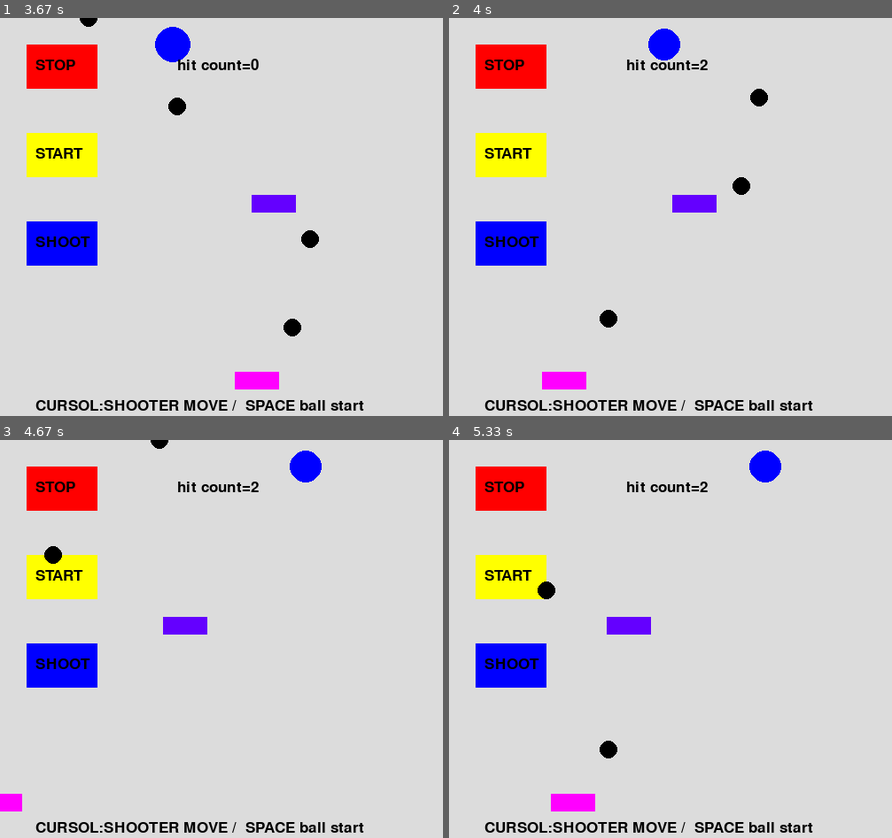
Above: before the commit, frames 1-4 (two rows, left to right).
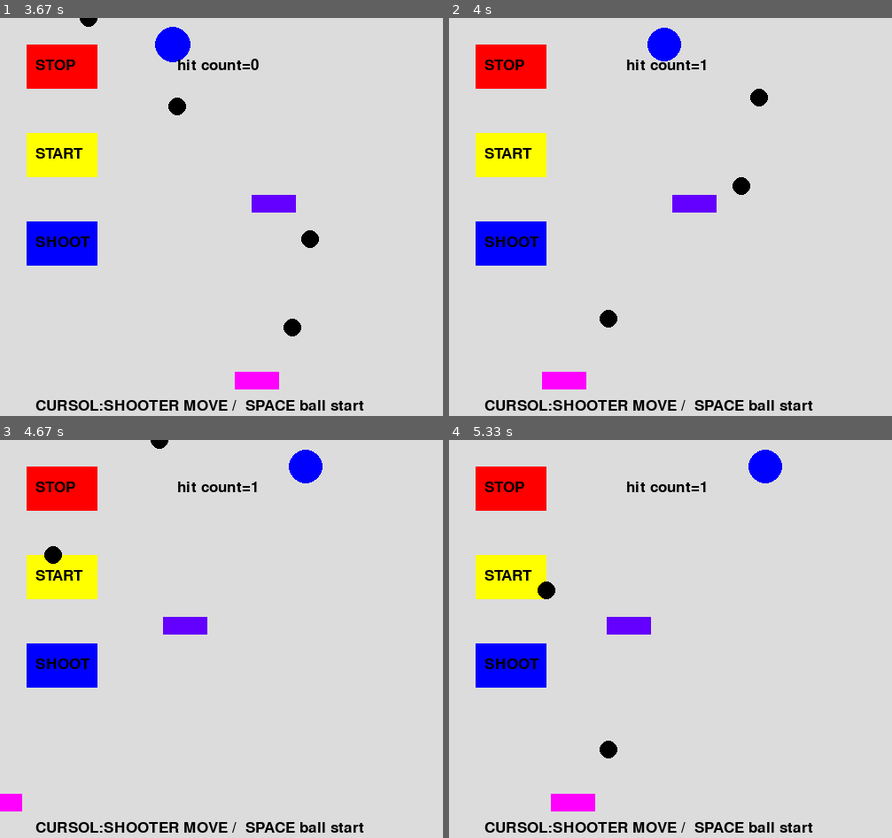
Above: after the commit, the same moments.

Repository: snc29654/pygame
Game: pygame game, started from shooting.py
Same seed, same stepped clock (60 frames per second), same inputs: the game is played once before the commit and once after it.
Inputs:
- Up to frame 1 (3.67 s): hold Left 0.33-0.87 s; hold Left 0.9-1.3 s; tap Space at 0.97, 1.27, 1.4, 1.7, 2.07, 2.37, 2.57, 2.87, 3.07, 3.37, 3.57 s; hold Right 1.33-1.97 s; hold Left 2-2.47 s; hold Right 2.5-2.97 s; hold Right 3-3.47 s; hold Left from 3.5 s (still down)
- Up to frame 2 (4 s): keep holding Left; tap Space at 3.87 s
- Up to frame 3 (4.67 s): release Left at 4.03 s; hold Left 4.07-4.47 s; tap Space at 4.13, 4.43, 4.57 s; hold Right from 4.5 s (still down)
- Up to frame 4 (5.33 s): tap Space at 4.87, 5.23 s; release Right at 5.13 s; hold Left from 5.17 s (still down)

Frame 1 is identical in both runs. In frame 2, less than 0.1% of the frame differs, in the area x 44-59%, y 2-14%; in frame 3, less than 0.1%; in frame 4, less than 0.1%.

Commit message:
hit数が不正確

Diff:
--- a/shooting.py
+++ b/shooting.py
@@ -96,7 +96,7 @@
 
         for i in range(10):
             if(((bxt[i]>(x-target_size))and(bxt[i]<(x+target_size)))
-             and((byt[i]>(y-target_size))and(byt[i]<(y+target_size)))):
+             and((byt[i]>(y-10))and(byt[i]<(y+10)))):
                 hit=1
 
         for i in range(10):
